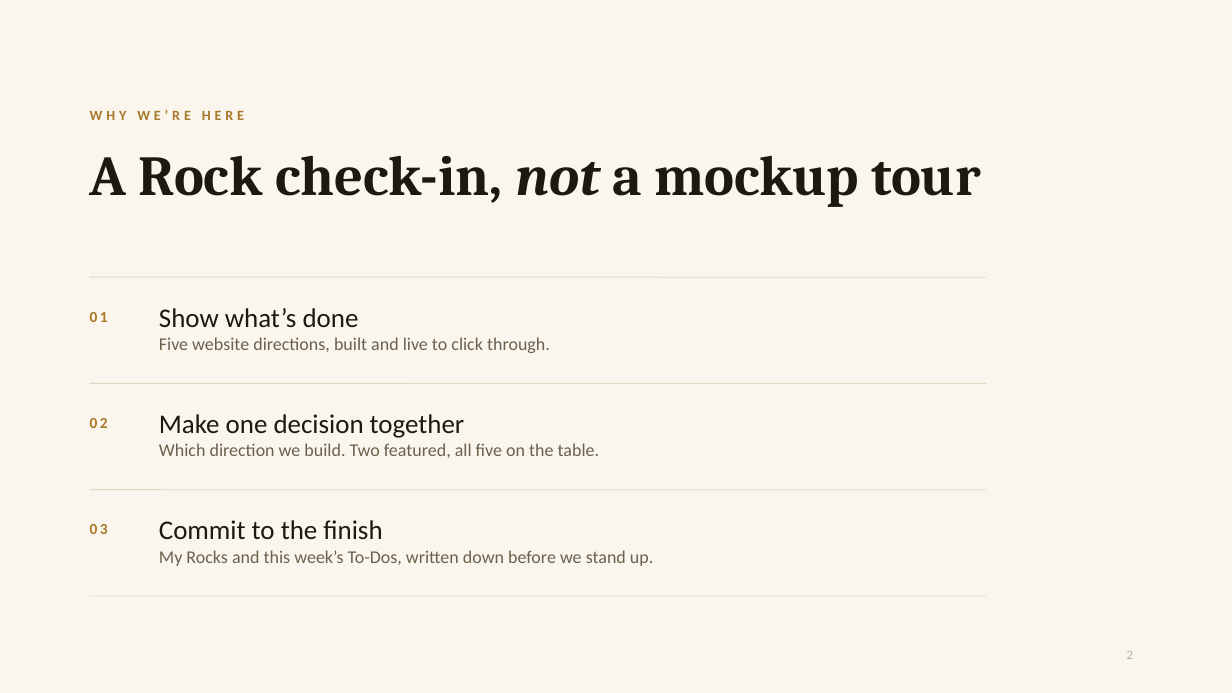
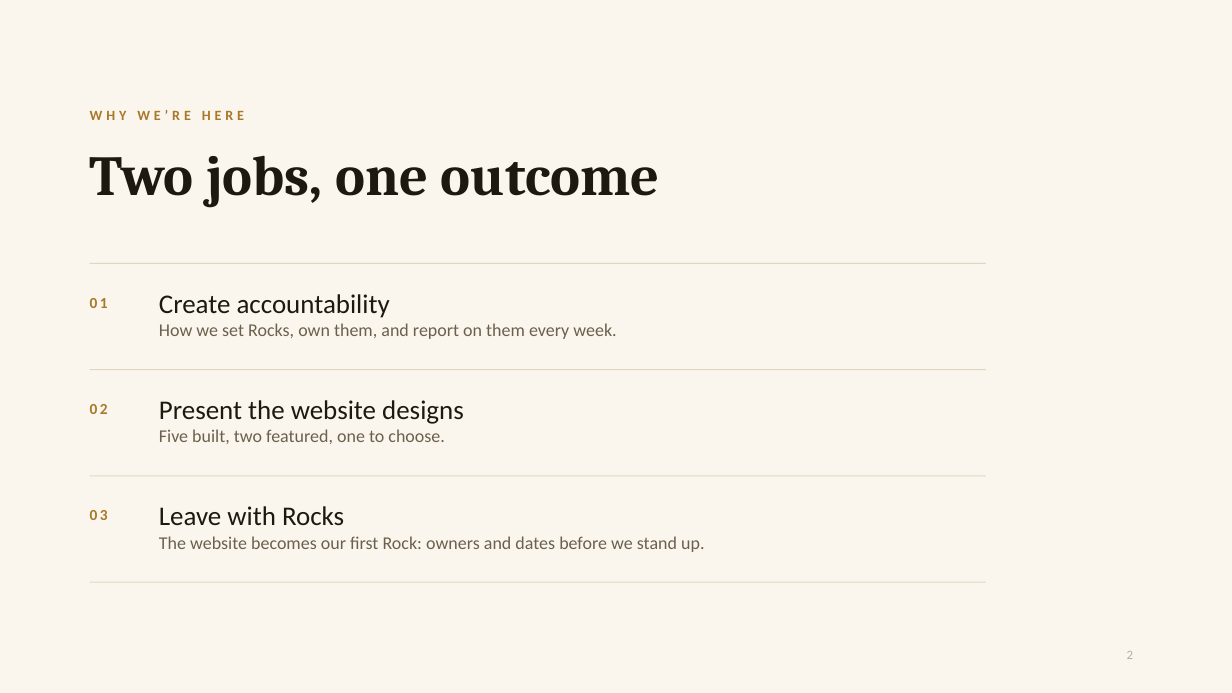
Before and after one commit to jpzllkfl/ace-design-presentation, a slide deck: slide 2 of ACE-Design-Review.pptx. Drawn at 1232x693 pixels with LibreOffice and Linux fonts; fonts in the diff are those of the drawing; background and template pictures are left out. Boxes give left, top, right and bottom in pixels: in the first picture for what was removed or moved away, otherwise in the second. Text is boxed around its words. In the diff, an @@ line names an element or a change of style, - is before the commit and + after.

```diff
--- a/ACE-Design-Review.pptx
+++ b/ACE-Design-Review.pptx
@@ title at bbox=[90, 155, 659, 207]: text changed @@
-A Rock check-in, not a mockup tour
+Two jobs, one outcome
@@ text at bbox=[159, 294, 616, 339]: text changed @@
-Show what’s done
-Five website directions, built and live to click through.
+Create accountability
+How we set Rocks, own them, and report on them every week.
@@ text at bbox=[159, 400, 464, 444]: text changed @@
-Make one decision together
-Which direction we build. Two featured, all five on the table.
+Present the website designs
+Five built, two featured, one to choose.
@@ text at bbox=[159, 506, 704, 552]: text changed @@
-Commit to the finish
-My Rocks and this week’s To-Dos, written down before we stand up.
+Leave with Rocks
+The website becomes our first Rock: owners and dates before we stand up.
@@ 4 lines, 3 texts: place and size @@
-4 lines, 3 texts at bbox=[90, 277, 986, 596]
+4 lines, 3 texts at bbox=[90, 263, 986, 582]
```
Also in this commit, not shown: 11 other slides changed, 4 slides added, 4 slides removed, 4 other files.
